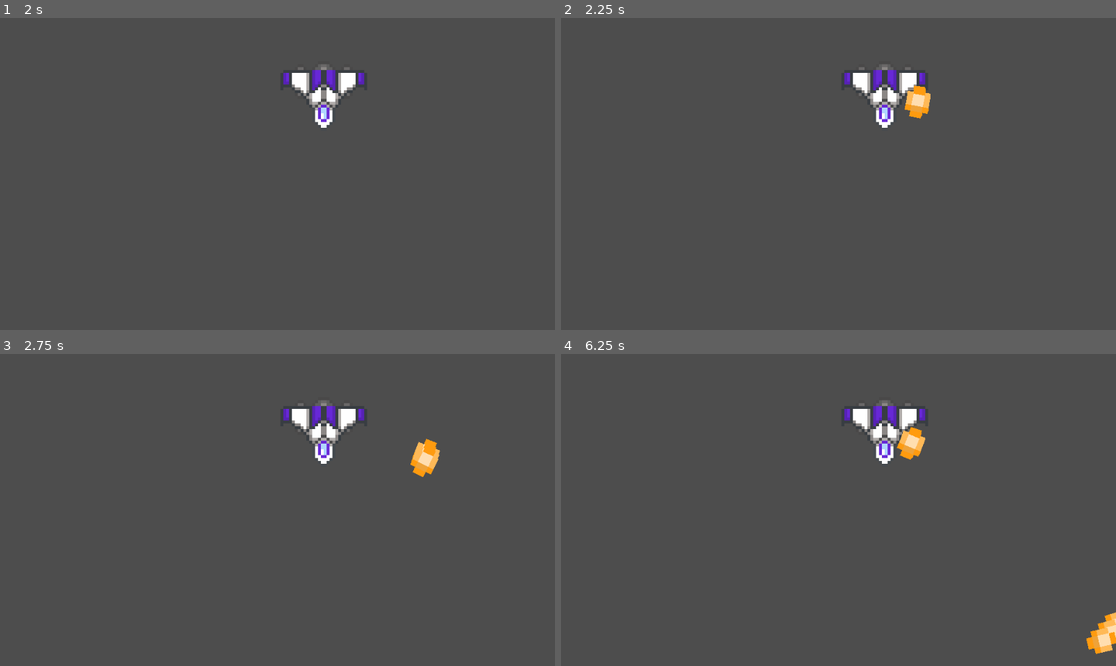
Above: before the commit, frames 1-4 (two rows, left to right).
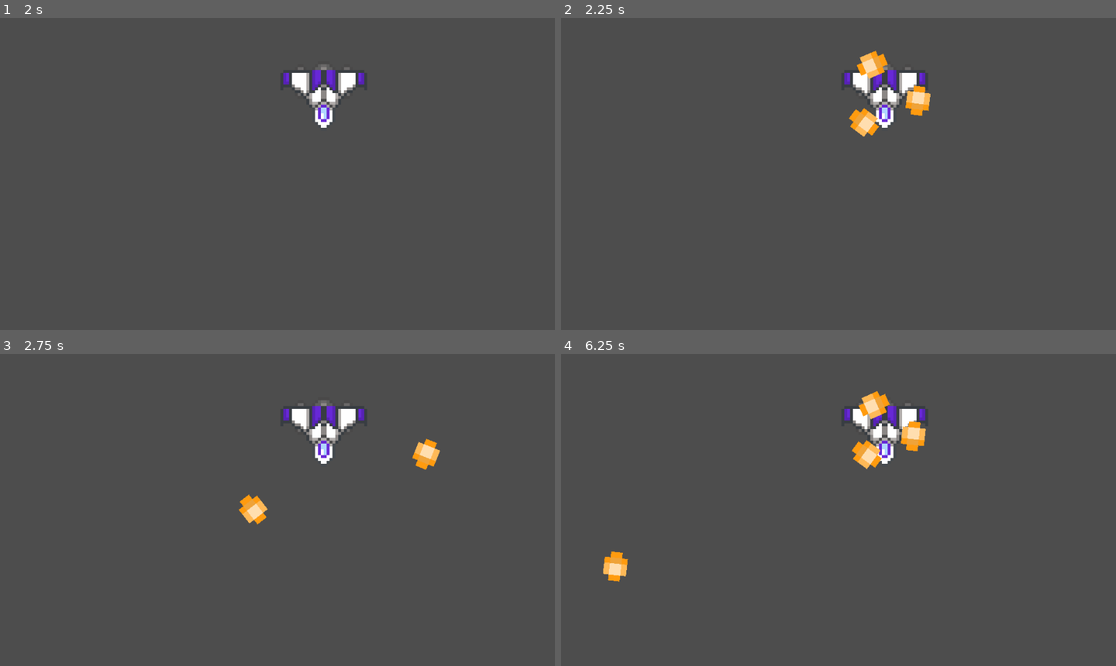
Above: after the commit, the same moments.

Repository: matias0621/Bullet-Hell
Game: Godot game, scene res://Scene/world.tscn
The game is run twice, just before and just after one commit, with the same random seed, the same clock (stepped at 60 frames per second) and the same inputs.
Inputs:
- Up to frame 1 (2 s): tap Enter at 0.5 s; hold D (right) 0.53-1.28 s; tap Space at 1.25 s; hold S (down) from 1.28 s (still down)
- Up to frame 2 (2.25 s): tap Enter at 2 s; release S (down) at 2.03 s; hold D (right) from 2.03 s (still down)
- Up to frame 3 (2.75 s): keep holding D (right)
- Up to frame 4 (6.25 s): release D (right) at 2.78 s; hold W (up) 2.78-3.53 s; hold A (left) 3.53-5.03 s; hold S (down) 5.03-5.78 s; hold D (right) from 5.78 s (still down)

Frame 1 is identical in both runs. In frame 2, 0.8% of the frame differs, in the area x 51-67%, y 10-39%; in frame 3, 0.6%; in frame 4, 1.8%, in the area x 7-100%, y 11-97%.

Commit message:
a small change for use radians in my code

Diff:
--- a/Script/bullet.gd
+++ b/Script/bullet.gd
@@ -10,5 +10,6 @@
 
 func _process(delta: float) -> void:
 	if advance:
-		position += transform.x * speed * delta
+		#position += transform.x * speed * delta
+		position += Vector2.RIGHT.rotated(rotation) * speed * delta
 		rotation_degrees += increment_rotation
--- a/Script/bullet_controller.gd
+++ b/Script/bullet_controller.gd
@@ -16,14 +16,14 @@
 		time = 0
 
 func get_rotation_with_radians() -> float:
-	return PI * 2 / amount_bullet
+	return TAU / amount_bullet
 
 func test_with_radians() -> void:
 	var list_bullet:Array[Bullet] = []
 	for i in range(0, amount_bullet):
 		var bullet:Bullet = BULLET.instantiate()
 		bullet.advance = false
-		bullet.set_rotation_bullet(rotate)
+		bullet.rotation = get_rotation_with_radians() * i
 		bullet.position = self.position
 		bullet.increment_rotation = 0.5
 		get_tree().root.add_child(bullet)
